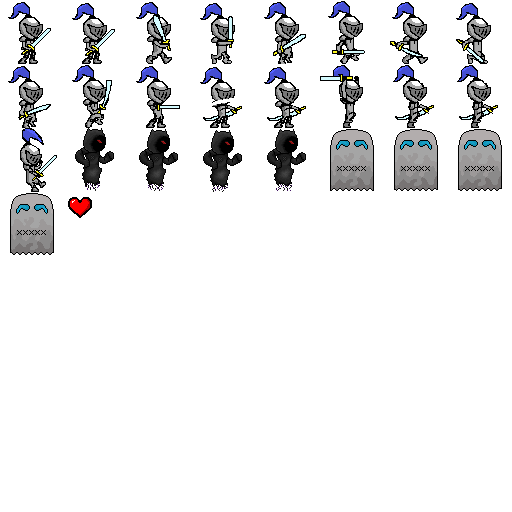
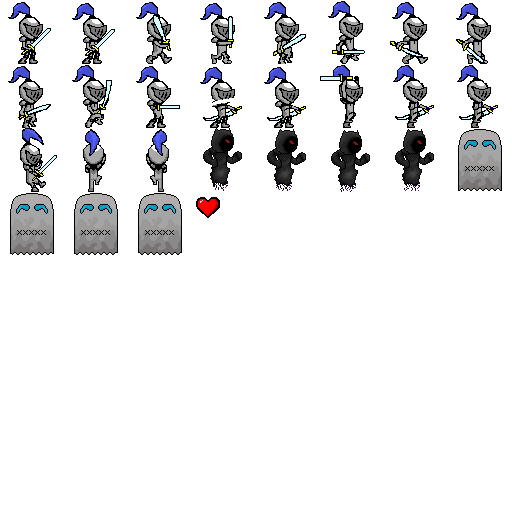
Layer changes from the first 512×512 image to the second:
added layer "fullsheetall_6" above "fullsheetall_5" over [10, 128, 502, 255]
hid "fullsheetall_3" over [10, 128, 502, 255]
